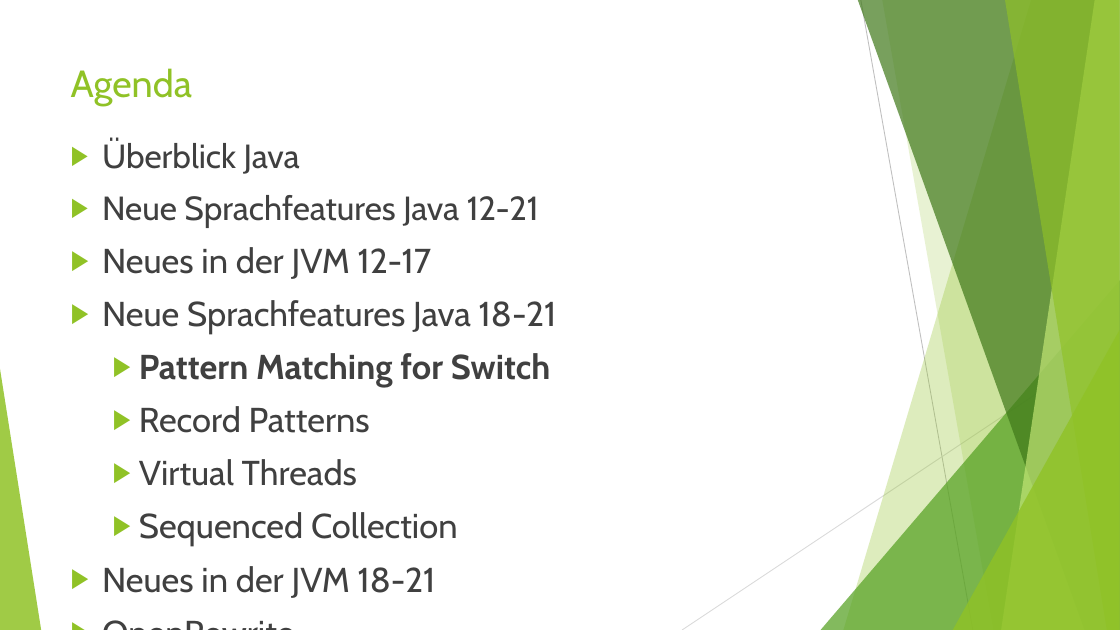
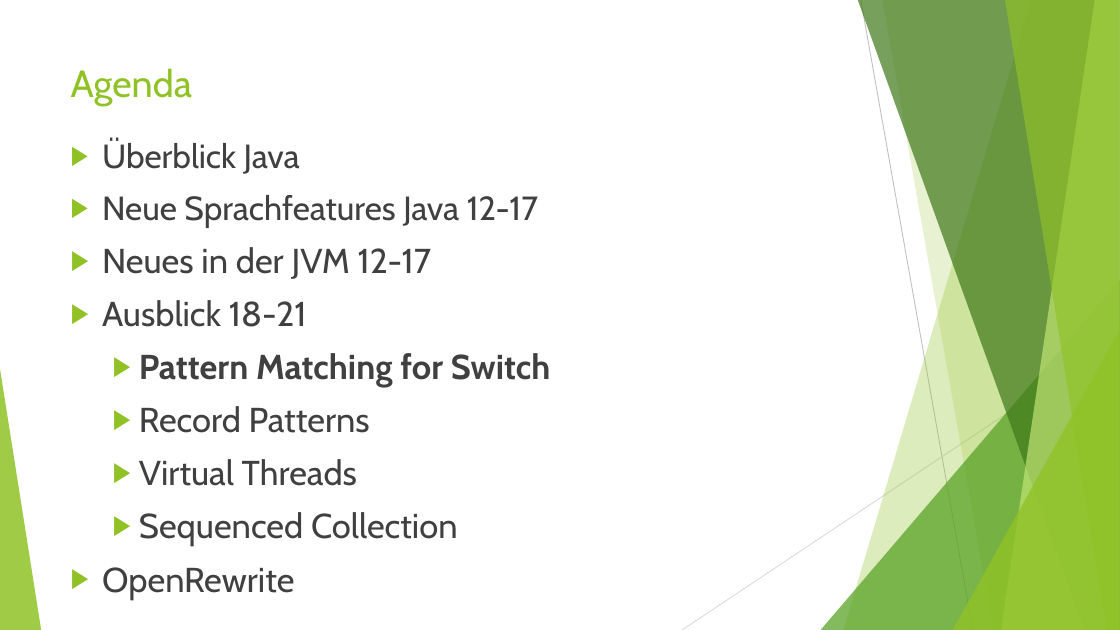
Before and after one commit to MichaelZett/20250210_java_12_17, a slide deck: slide 75 of Neuerungen_Java_12_17.pptx (slide 49 before the commit). Drawn at 1120x630 pixels with LibreOffice and Linux fonts; fonts in the diff are those of the drawing. Boxes give left, top, right and bottom in pixels: in the first picture for what was removed or moved away, otherwise in the second. Text is boxed around its words. In the diff, an @@ line names an element or a change of style, - is before the commit and + after.

```diff
--- a/Neuerungen_Java_12_17.pptx
+++ b/Neuerungen_Java_12_17.pptx
@@ text at bbox=[102, 195, 538, 228]: text changed @@
-▶ Neue Sprachfeatures Java 12-21
+▶ Neue Sprachfeatures Java 12-17
@@ text at bbox=[102, 300, 307, 327]: text changed @@
-▶ Neue Sprachfeatures Java 18-21
+▶ Ausblick 18-21
@@ text at bbox=[102, 566, 436, 598]: paragraph removed @@
-▶ Neues in der JVM 18-21
```
Also in this commit, not shown: 28 other slides changed, 24 slides added, 3 slides removed, 34 other files.
